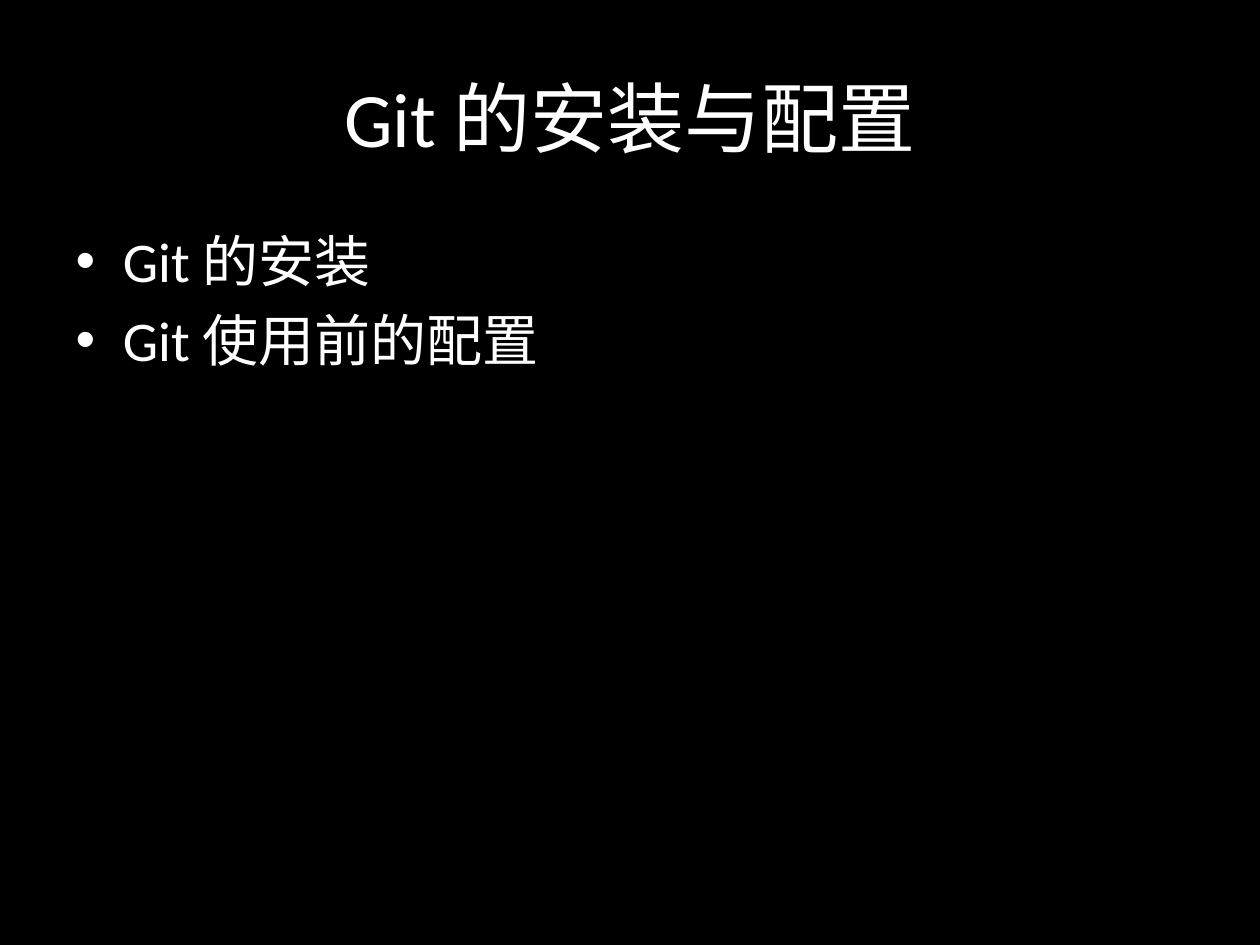
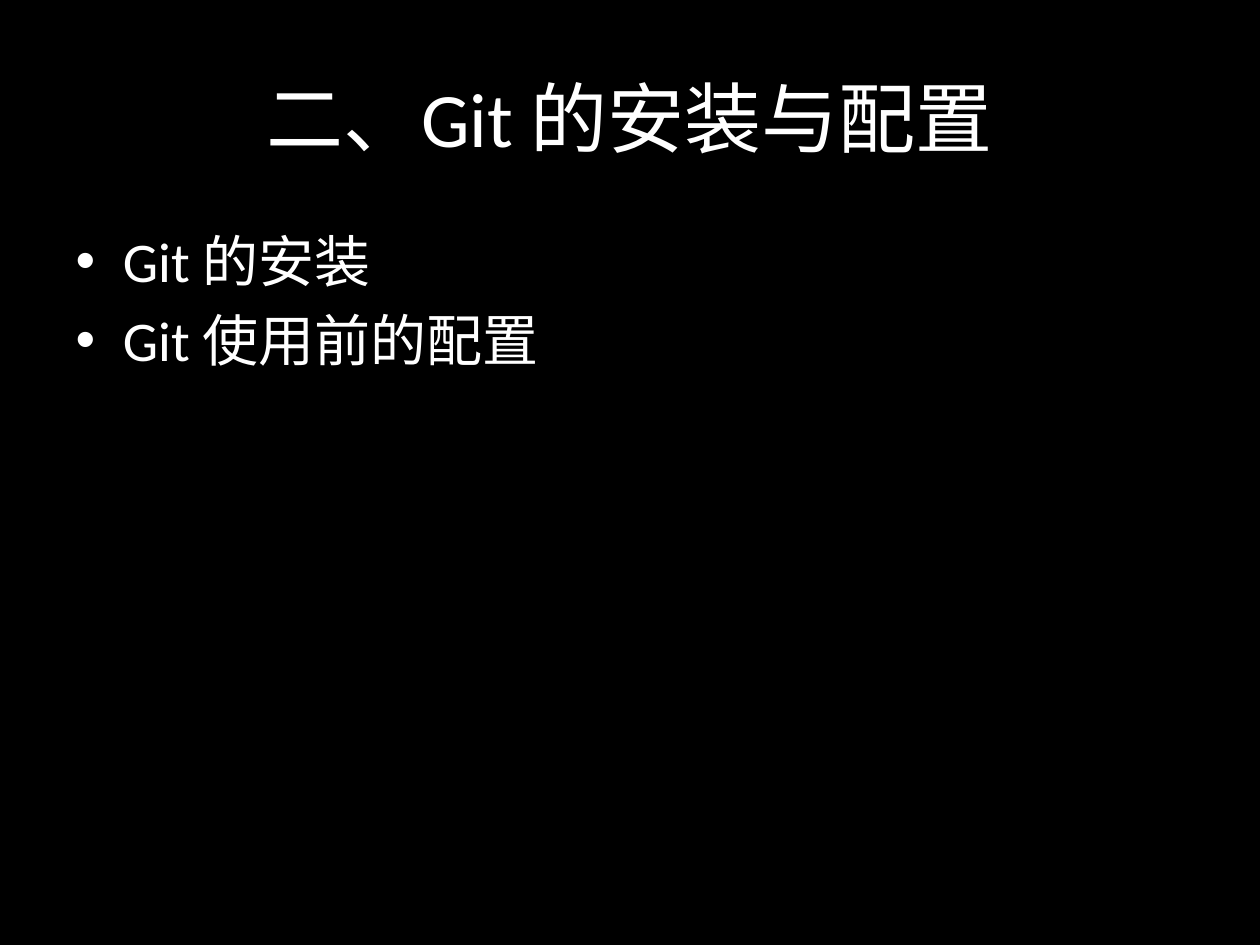
Before and after one commit to sontekliu/git-book, a slide deck: slide 7 of Git.pptx. Drawn at 1260x945 pixels with LibreOffice and Linux fonts; fonts in the diff are those of the drawing. Boxes give left, top, right and bottom in pixels: in the first picture for what was removed or moved away, otherwise in the second. Text is boxed around its words. In the diff, an @@ line names an element or a change of style, - is before the commit and + after.

Commit message:
update git ppt

```diff
--- a/Git.pptx
+++ b/Git.pptx
@@ title at [267, 82, 993, 154]: text changed @@
-Git 的安装与配置
+二、Git 的安装与配置
```
Also in this commit, not shown: 4 other slides changed, 5 slides added, 1 slide removed.
